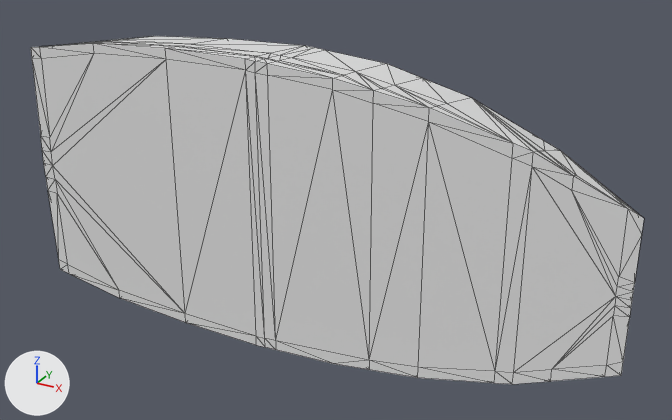
What one commit did to the OBJ model Spezifikationen/Beispiele_Modellformat/modelle/optimist/meshes/gui/rumpf.obj.
Rendered twice from a 50 mm lens placed at (1.58, -1.51, 1.35), pointed at (0.06, 1.26, -0.03). Arrows for +X, +Y and +Z are at lower left; the lights stay in place. The picture after the commit comes second. Mesh edges are drawn as thin lines. Where no turn or scale is listed for an object, it has been applied to the vertices.

The first picture shows 'rumpf'.
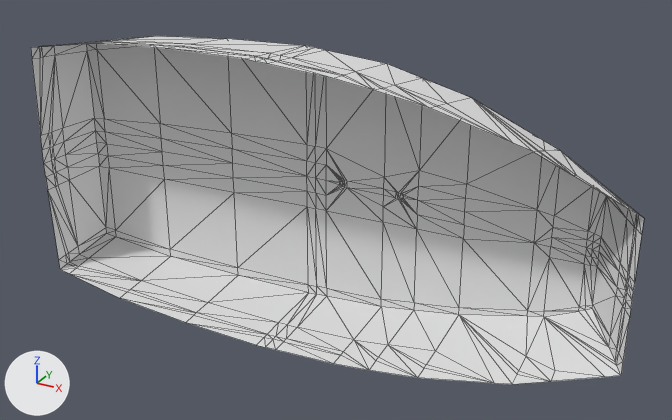
The newer file is also turned or shifted as a whole; pictures and numbers use the older file's frame.

Diff of the bpy script that builds the scene:
```diff
--- a/Spezifikationen/Beispiele_Modellformat/modelle/optimist/meshes/gui/rumpf.obj.py
+++ b/Spezifikationen/Beispiele_Modellformat/modelle/optimist/meshes/gui/rumpf.obj.py
@@ me_rumpf @@
 # used by ob_rumpf; location = (0.0, 0.0, 0.0)
-me_rumpf.from_pydata(...)  # 344 vertices, 684 faces; spans x -1.18..1.18, y 1.04..1.44, z -0.56..0.56
+me_rumpf.from_pydata(...)  # 310 vertices, 574 faces; spans x -1.18..1.18, y 1.04..1.44, z -0.56..0.56
+# me_rumpf part 1
+# 34 vertices are removed from x -1.13..1.13, y 1.04, z -0.52..0.52
+# 110 faces are deleted
```

Changed parts and their boxes (x1, y1, x2, y2) in the pictures (672 x 420 px):
part 1 of me_rumpf, deleted: before (31, 43, 644, 384)
